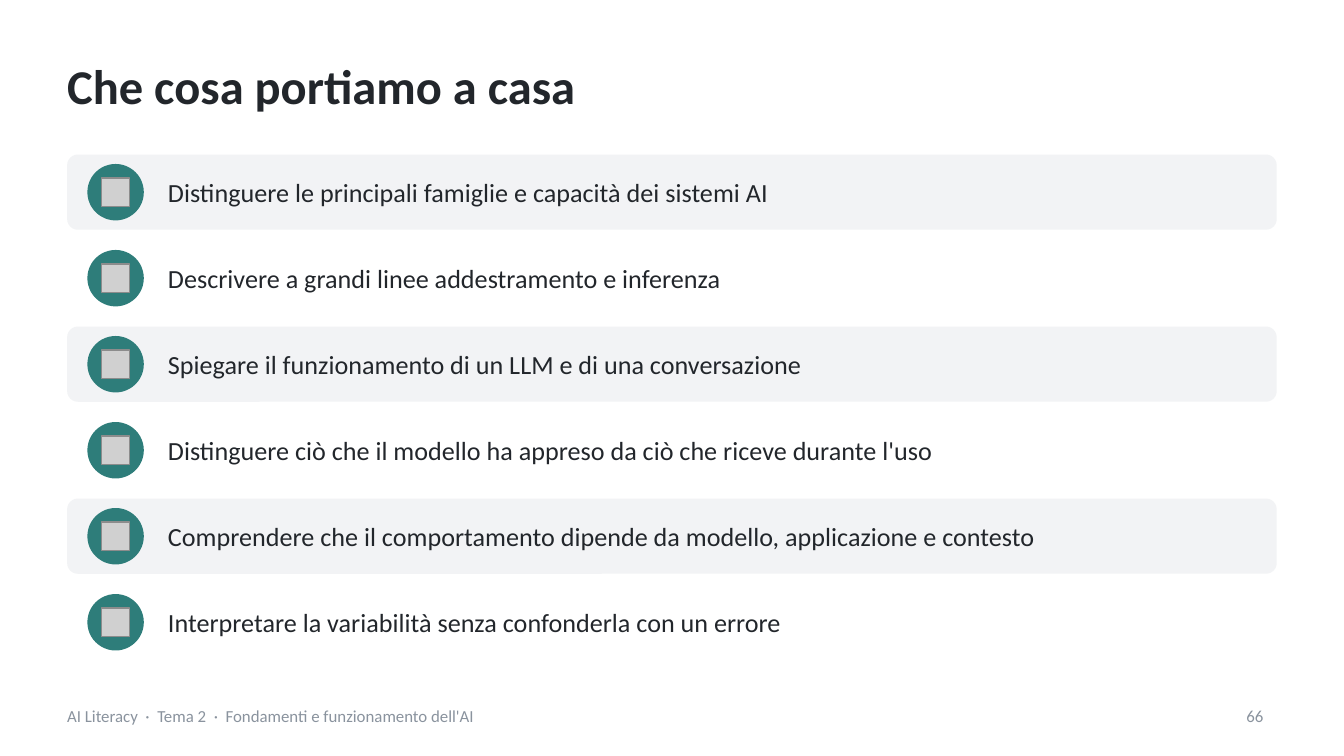
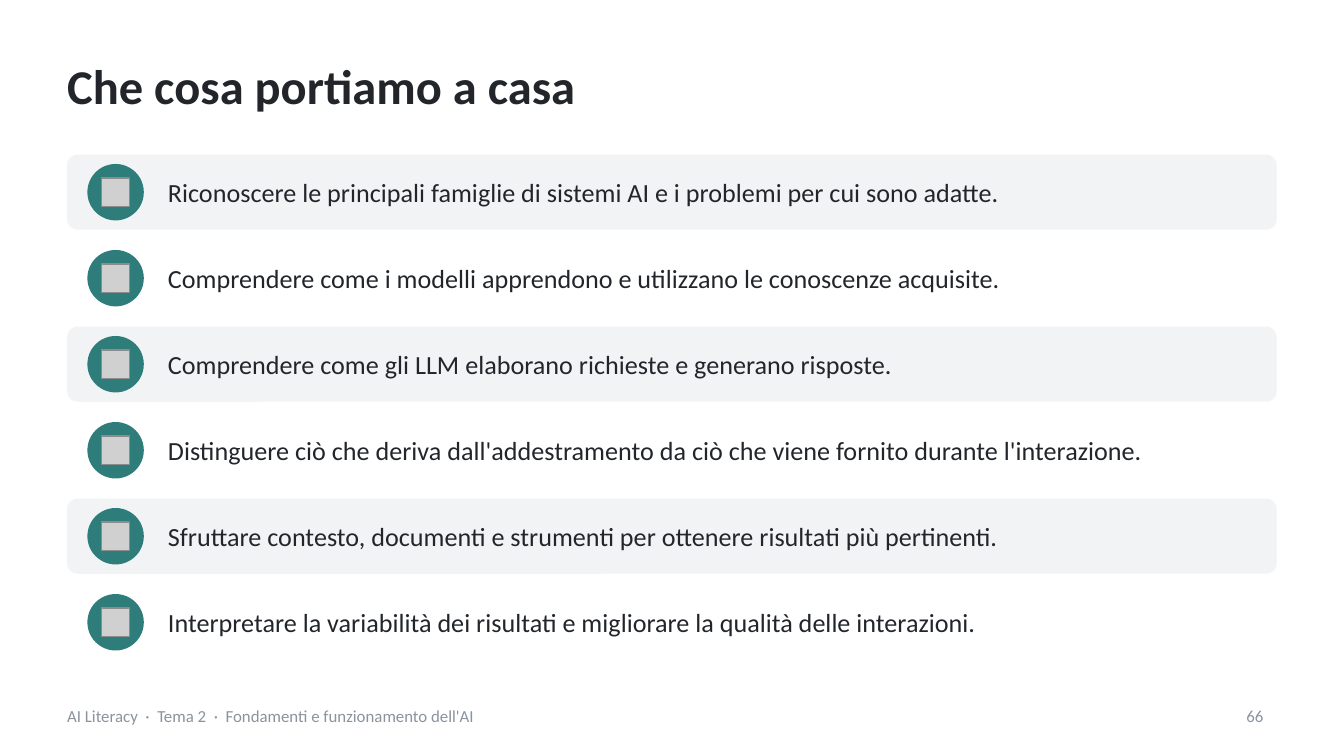
Before and after one commit to NetAi-IT/Formazione-AI-Literacy-Official, a slide deck: slide 66 of Base/Tema2_Fondamenti_e_funzionamento_AI.pptx. Drawn at 1344x756 pixels with LibreOffice and Linux fonts; fonts in the diff are those of the drawing; grey boxes stand for pictures. Boxes give left, top, right and bottom in pixels: in the first picture for what was removed or moved away, otherwise in the second. Text is boxed around its words. In the diff, an @@ line names an element or a change of style, - is before the commit and + after.

```diff
--- a/Base/Tema2_Fondamenti_e_funzionamento_AI.pptx
+++ b/Base/Tema2_Fondamenti_e_funzionamento_AI.pptx
@@ text at (168, 184, 999, 207): text changed @@
-Distinguere le principali famiglie e capacità dei sistemi AI
+Riconoscere le principali famiglie di sistemi AI e i problemi per cui sono adatte.
@@ text at (168, 270, 999, 293): text changed @@
-Descrivere a grandi linee addestramento e inferenza
+Comprendere come i modelli apprendono e utilizzano le conoscenze acquisite.
@@ text at (168, 356, 892, 379): text changed @@
-Spiegare il funzionamento di un LLM e di una conversazione
+Comprendere come gli LLM elaborano richieste e generano risposte.
@@ text at (168, 442, 1141, 465): text changed @@
-Distinguere ciò che il modello ha appreso da ciò che riceve durante l'uso
+Distinguere ciò che deriva dall'addestramento da ciò che viene fornito durante l'interazione.
@@ text at (168, 528, 997, 551): text changed @@
-Comprendere che il comportamento dipende da modello, applicazione e contesto
+Sfruttare contesto, documenti e strumenti per ottenere risultati più pertinenti.
@@ text at (168, 614, 975, 637): text changed @@
-Interpretare la variabilità senza confonderla con un errore
+Interpretare la variabilità dei risultati e migliorare la qualità delle interazioni.
```
Also in this commit, not shown: 41 other slides changed, 2 other files.
